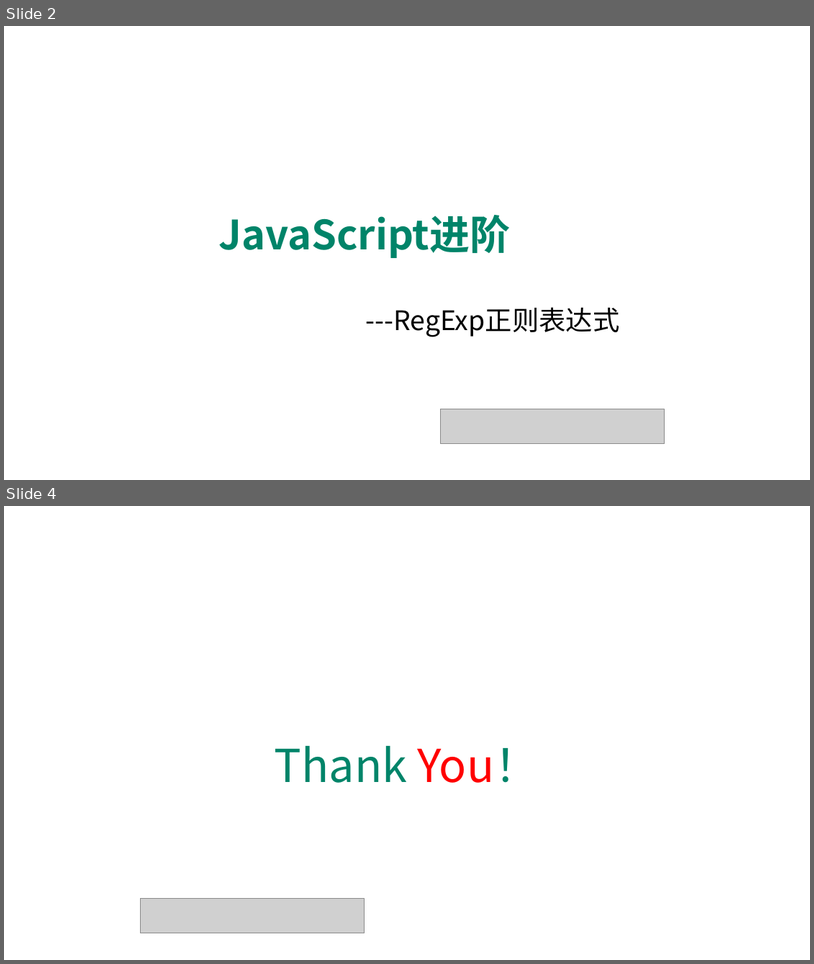
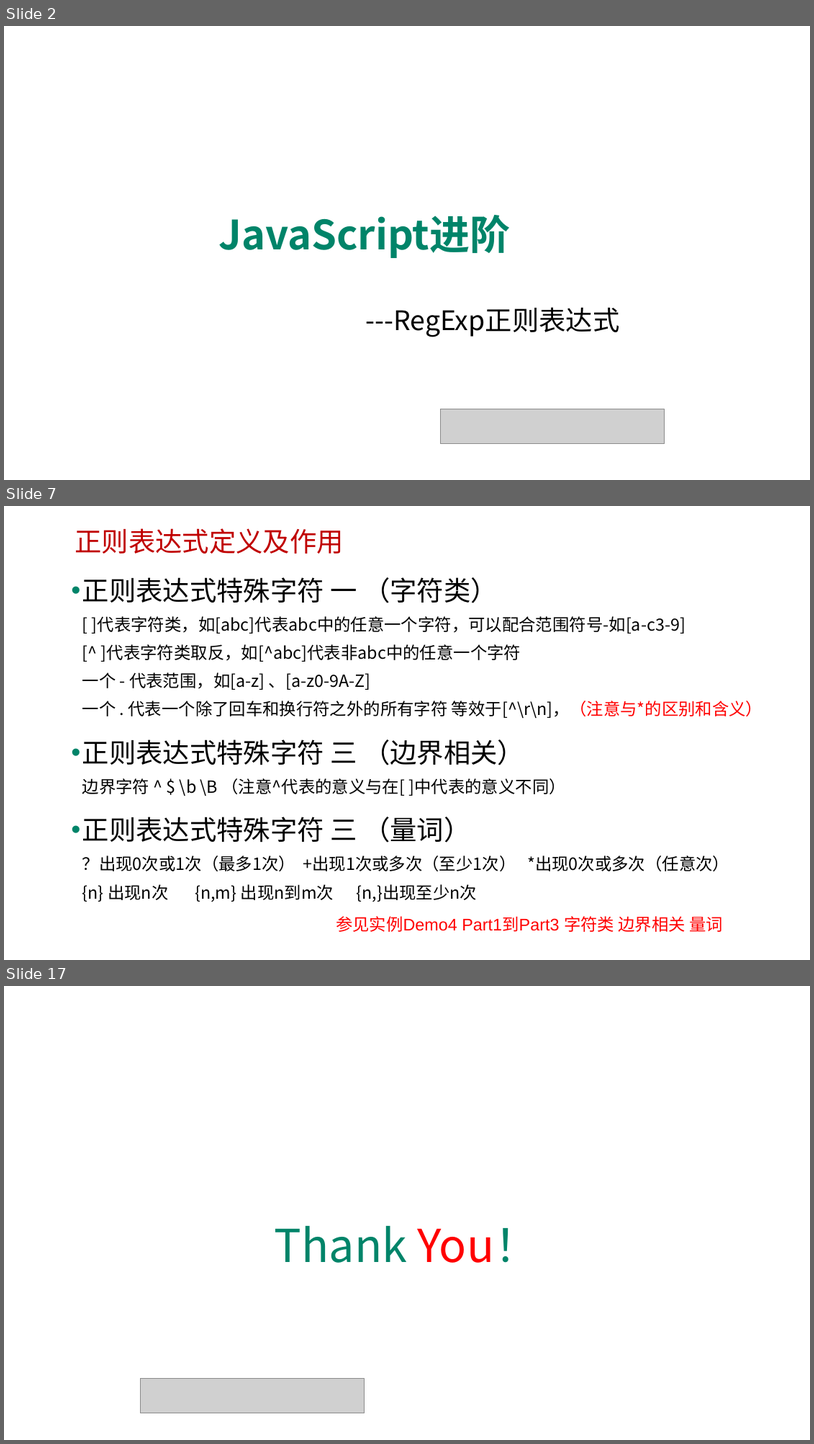
Before and after one commit to edu2act/course-javascript-advanced, a slide deck: 课程PPT/10.JavaScript标准内置对象-构造器（RegExp、Error）.pptx. Shown one above the other, each under a label of ours: slides 2 and 4 before the commit, slides 2, 7 and 17 after it; the slides between them are not shown. The pictures are 814x964 and 814x1444 pixels, drawn with LibreOffice and Linux fonts; fonts in the diff are those of the drawing; grey boxes stand for pictures; background and template pictures are left out. Boxes give left, top, right and bottom in pixels: in the first picture for what was removed or moved away, otherwise in the second. Text is boxed around its words. In the diff, an @@ line names an element or a change of style, - is before the commit and + after.

```diff
--- a/课程PPT/10.JavaScript标准内置对象-构造器（RegExp、Error）.pptx
+++ b/课程PPT/10.JavaScript标准内置对象-构造器（RegExp、Error）.pptx
@@ slide 7 added at box(4, 506, 810, 960), background picture (left out) @@
@@ text added at box(75, 528, 343, 554), 32 pt, text #C00000 @@
+正则表达式定义及作用
@@ text added at box(82, 577, 763, 901), 20 pt, text #000000 @@
+• 正则表达式特殊字符 一 （字符类）
+  [ ]代表字符类，如[abc]代表abc中的任意一个字符，可以配合范围符号-如[a-c3-9]
+  [^ ]代表字符类取反，如[^abc]代表非abc中的任意一个字符
+  一个 - 代表范围，如[a-z] 、[a-z0-9A-Z]
+  一个 . 代表一个除了回车和换行符之外的所有字符 等效于[^\r\n]，（注意与*的区别和含义）
+• 正则表达式特殊字符 三 （边界相关）
+  边界字符 ^ $ \b \B （注意^代表的意义与在[ ]中代表的意义不同）
+• 正则表达式特殊字符 三 （量词）
+  ？出现0次或1次（最多1次） +出现1次或多次（至少1次） *出现0次或多次（任意次）
+  {n} 出现n次 {n,m} 出现n到m次 {n,}出现至少n次
@@ text added at box(336, 916, 723, 932), 20 pt, text #FF0000 @@
+参见实例Demo4 Part1到Part3 字符类 边界相关 量词
@@ what was slide 4 is now slide 17 @@
```
Also in this commit, not shown: 2 slides changed, 12 other slides added, 12 slides removed, 15 other files.
